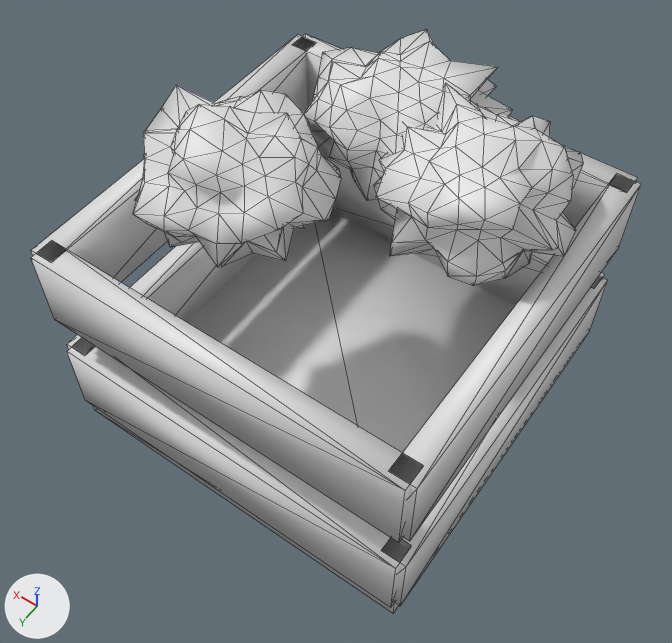
The glTF model assets/models/crate.glb as it was, and as the next commit left it.
The view is the same before and after, from a 50 mm camera at (-0.541, 0.781, 1.378) aimed at (-0.025, 0.059, 0.243). The lights are fixed; the arrows at lower left show +X, +Y and +Z. The first picture is the older version. Mesh edges are drawn as thin lines. Materials are left out; every surface is plain grey.

Names of what the first picture shows: 'geometry_0', 'geometry_1', 'geometry_2'.
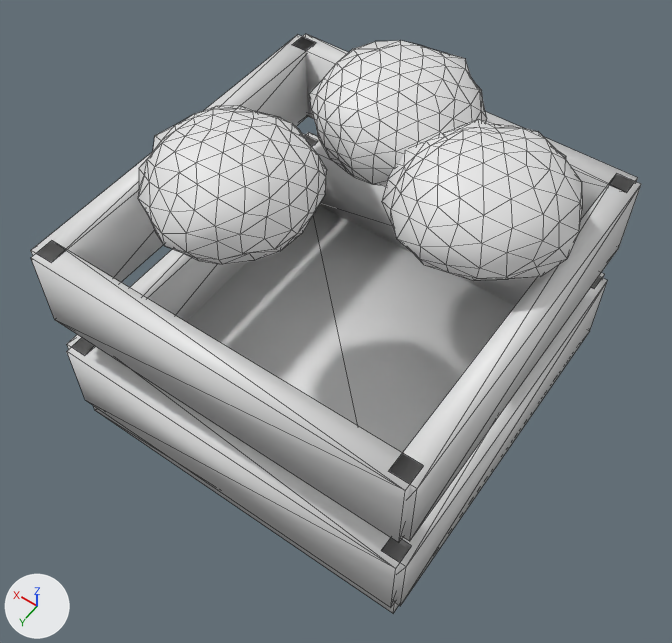
Pixel boxes [x1, y1, x2, y2] of what changed, in the pictures (672 x 643 px):
'geometry_2', reshaped (6% shorter)
    before: [133, 29, 583, 286]
    after: [138, 40, 582, 281]

Edits to the bpy script that builds the scene:
```text
Change me_geometry_2:
    used by ob_geometry_2; location = (0.0, 0.0, 0.0)
    remove me_geometry_2.from_pydata(...)  # 486 vertices, 960 faces; spans x -0.304..0.288, y -0.308..0.23, z 0.383..0.58
    add me_geometry_2.from_pydata(...)  # 486 vertices, 960 faces; spans x -0.309..0.262, y -0.315..0.223, z 0.382..0.552
    me_geometry_2 part 1: 473 of 486 vertices moved; they spanned x -0.304..0.288, y -0.308..0.23, z 0.383..0.58 and now span x -0.309..0.262, y -0.315..0.223, z 0.382..0.552; mean shift (-0.002, 0.0, -0.004); largest move (-0.047, -0.175, 0.557) -> (-0.094, -0.14, 0.521)
```
